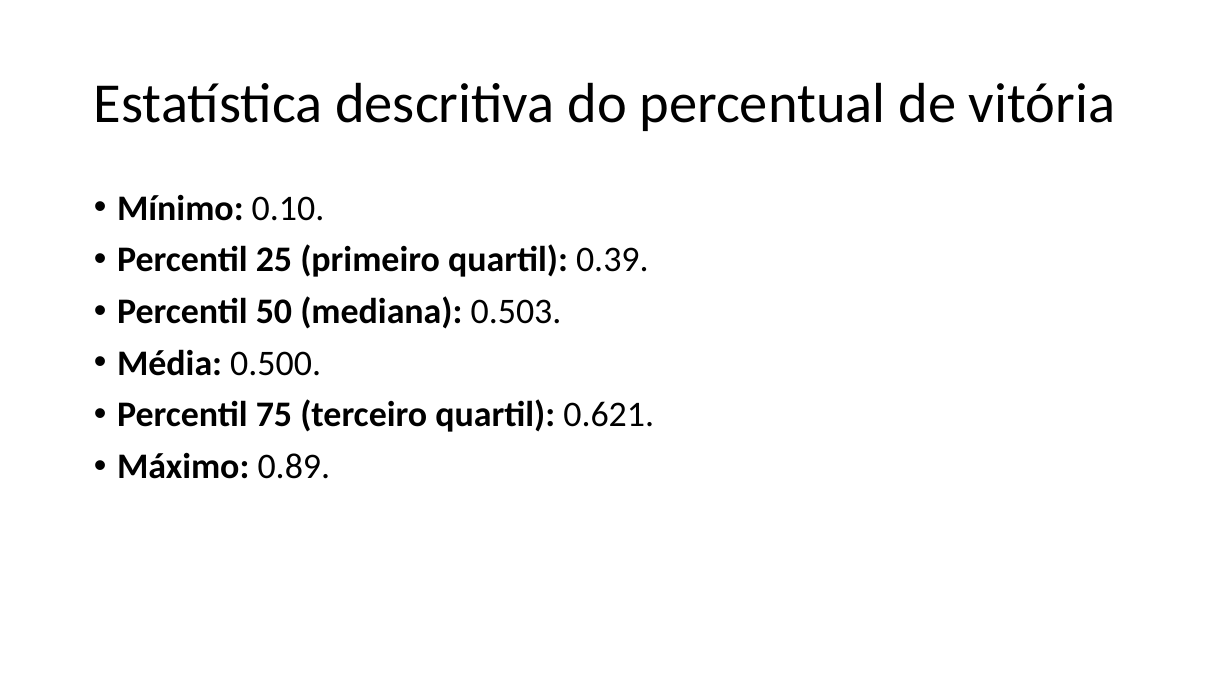
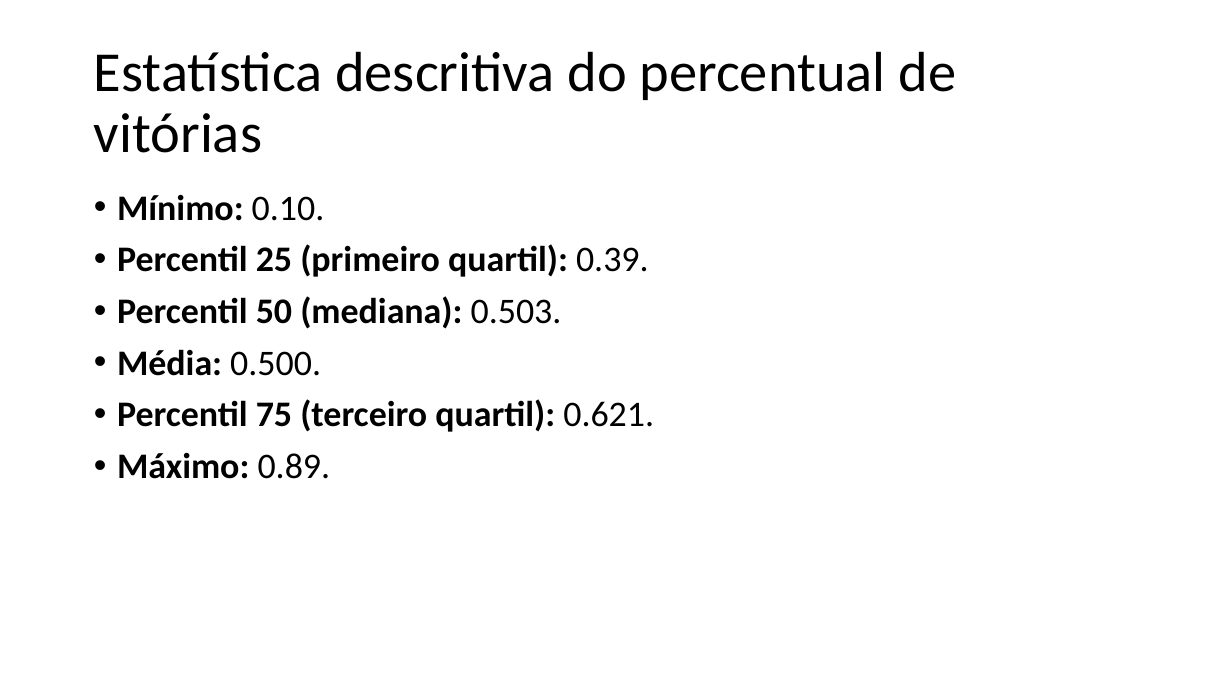
Before and after one commit to ralbino/ead-5917, a slide deck: slide 8 of trabalho_disciplina/Apresentacao_trabalho.pptx. Drawn at 1232x693 pixels with LibreOffice and Linux fonts; fonts in the diff are those of the drawing. Boxes give left, top, right and bottom in pixels: in the first picture for what was removed or moved away, otherwise in the second. Text is boxed around its words. In the diff, an @@ line names an element or a change of style, - is before the commit and + after.

```diff
--- a/trabalho_disciplina/Apresentacao_trabalho.pptx
+++ b/trabalho_disciplina/Apresentacao_trabalho.pptx
@@ title at [94, 51, 957, 153]: text changed @@
-Estatística descritiva do percentual de vitória
+Estatística descritiva do percentual de vitórias
```
Also in this commit, not shown: 3 other slides changed, 2 slides removed, 1 other file.
